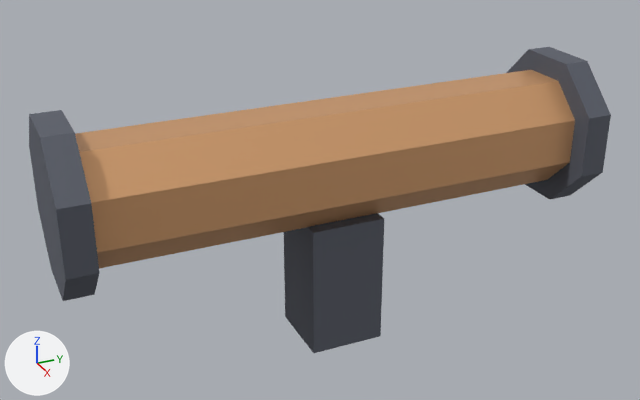
One commit to the glTF model jogo/assets/modelos/logistica/canos/cano_reto.glb: the scene before it, then after it.
Before and after are seen from a camera (50 mm lens) standing at (1.337, -0.627, 0.944) and looking at (-0.019, -0.017, 0.266). Arrows for +X, +Y and +Z are at lower left; the lights stay in place. The first picture is the older version. Vertices at exactly the same position are counted once.

Names of what the first picture shows: 'cano_reto'.
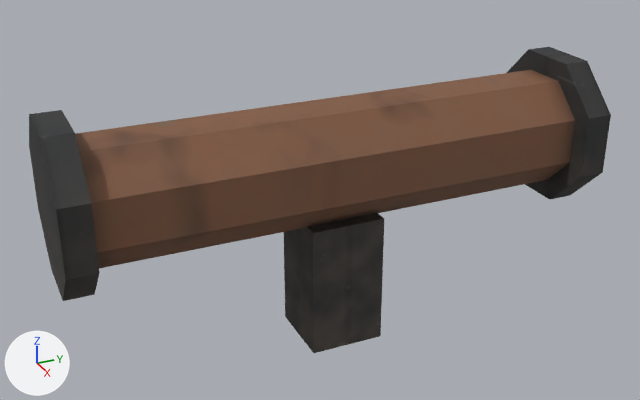
Changed parts and their boxes (x1, y1, x2, y2) in the pictures (640 x 400 px):
'cano_reto', recoloured, surface changed (darker): (29, 47, 611, 353) in both
part 1 of me_cano_reto_corpo, recoloured (darker): (29, 47, 611, 353) in both
part 2 of me_cano_reto_corpo, recoloured (beige to brown): (75, 70, 575, 268) in both
part 3 of me_cano_reto_corpo, surface changed (darker): (29, 47, 611, 353) in both

The change, as a list of edits to the scene's bpy script:
```text
Add img_cano_reto_tex:
    img_cano_reto_tex = load_image('cano_reto_tex', '_unpacked/cano_reto_tex', 512, 512, 'sRGB')
Add mat_cano_reto_tex:
    mat_cano_reto_tex = principled_material('cano_reto_Tex')
    mat_cano_reto_tex.texture = img_cano_reto_tex
    mat_cano_reto_tex.metallic = 0.15
    mat_cano_reto_tex.roughness = 0.7
Change me_cano_reto_corpo:
    where me_cano_reto_corpo.from_pydata(...)  # 56 vertices, 84 faces; spans x -0.139..0.139, y -0.5..0.5, z 0.0..0.489
    used by ob_cano_reto; location = (0.0, 0.0, 0.0)
    me_cano_reto_corpo part 1: all 68 faces that had it switch from mat_p_escuro (dark grey #595d69) to mat_cano_reto_tex (picture img_cano_reto_tex)
    me_cano_reto_corpo part 2: all 16 faces that had it switch from mat_p_cobre (beige #e5ad7c) to mat_cano_reto_tex (picture img_cano_reto_tex)
    me_cano_reto_corpo part 3: texture (UV) coordinates of 84 of 84 faces, centred in x -0.139..0.139, y -0.5..0.5, z 0.0..0.489, changed; they spanned u 0.0..0.0, v 0.0..0.0 and now span u 0.0..1.0, v 0.0..1.0
```
